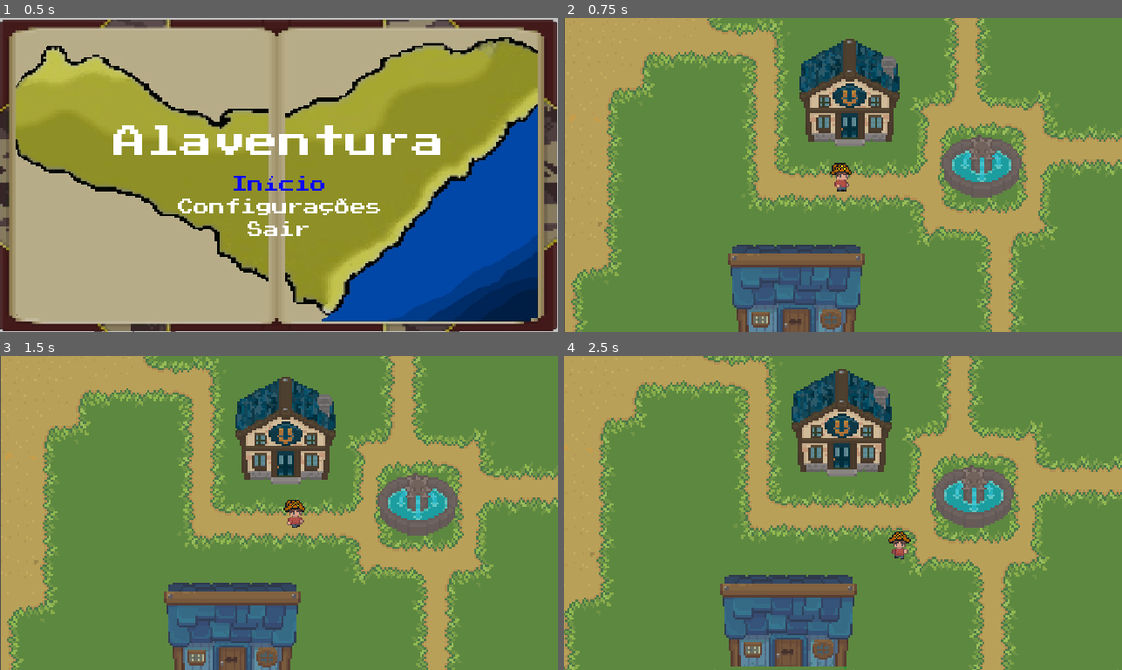
Above: before the commit, frames 1-4 (two rows, left to right).
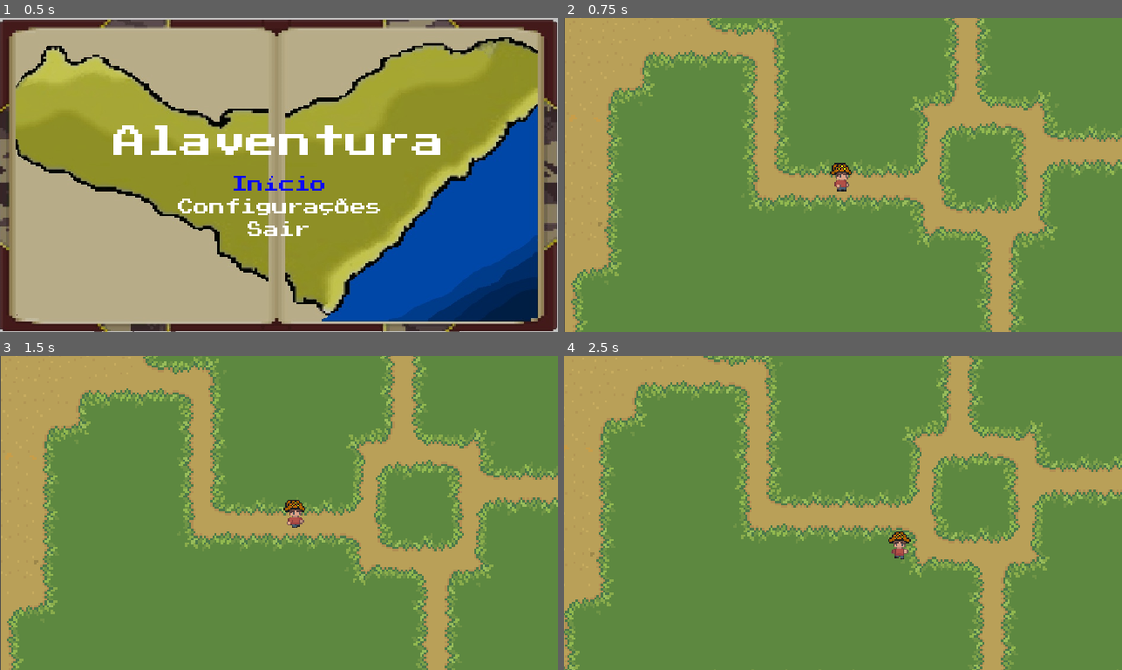
Above: after the commit, the same moments.

Repository: 2023M1T7-Inteli/grupo4
Game: Godot game, scene res://tela inicial completa/starSreen.tscn
The game is run twice, just before and just after one commit, with the same random seed, the same clock (stepped at 60 frames per second) and the same inputs.
Inputs:
- Up to frame 1 (0.5 s): no input
- Up to frame 2 (0.75 s): click "Início" at 0.5 s
- Up to frame 3 (1.5 s): tap Enter at 1.25 s; hold Right (ui_right) from 1.28 s (still down)
- Up to frame 4 (2.5 s): release Right (ui_right) at 2.03 s; hold Down (ui_down) from 2.03 s (still down)

Frame 1 is identical in both runs. In frame 2, 14% of the frame differs, in the area x 1-92%, y 1-100%; in frame 3, 14%; in frame 4, 14%, in the area x 0-90%, y 0-100%.

Commit message:
atualizações no mapa e comentários do código

Diff:
--- a/src/v2/Player/Player.gd
+++ b/src/v2/Player/Player.gd
@@ -1,10 +1,12 @@
 extends KinematicBody2D
 
 func _physics_process(delta):
+	#Velocidade do jogador
 	var vectorMovement = Vector2.ZERO
+	#Definir a direção do personagem
 	vectorMovement.x =Input.get_action_strength("ui_right") - Input.get_action_strength("ui_left")
 	vectorMovement.y = Input.get_action_strength("ui_down") - Input.get_action_strength("ui_up")
-
+	#Muda a animação conforme a direção do personagem muda
 	if(Input.is_action_pressed("ui_right")):
 		$AnimationPlayer.play("direita")
 	elif(Input.is_action_pressed("ui_left")):
@@ -14,5 +16,7 @@
 	elif(Input.is_action_pressed("ui_up")):
 		$AnimationPlayer.play("cima")
 	else:
+		#Para o personagem
 		$AnimationPlayer.stop()
+		#Movimenta o personagem
 	move_and_slide(vectorMovement*50)
--- a/src/v2/tela inicial completa/starSreen.gd
+++ b/src/v2/tela inicial completa/starSreen.gd
@@ -1,17 +1,20 @@
 extends Control
 
 func _ready():
-
+	#Foca no primeiro botão
 	$controls/startBtn.grab_focus()
 
 
 func _on_startBtn_pressed():
+	#Muda a cena para o mapa principal
 	get_tree().change_scene("res://world.tscn")
 
 func _on_controlsBtn_pressed():
+	#Muda a cena para configurções
 	var controlScreen = load("res://tela inicial completa/controlsScreen.tscn").instance()
 	get_tree().current_scene.add_child(controlScreen)
 
 
 func _on_quitBtn_pressed():
+	#Fecha o jogo
 	get_tree().quit()
--- a/src/v2/world.tscn
+++ b/src/v2/world.tscn
@@ -1,13 +1,13 @@
 [gd_scene load_steps=3 format=2]
 
-[ext_resource path="res://pixil-frame-0 (8).png" type="Texture" id=1]
+[ext_resource path="res://pixil-frame-0 (11).png" type="Texture" id=1]
 [ext_resource path="res://Player/Player.tscn" type="PackedScene" id=2]
 
 [node name="world" type="Node2D"]
 
-[node name="Pixil-frame-0(8)2" type="Sprite" parent="."]
+[node name="Pixil-frame-0(11)" type="Sprite" parent="."]
 position = Vector2( 384, 175 )
-scale = Vector2( 0.600952, 0.641597 )
+scale = Vector2( 0.601, 0.642 )
 texture = ExtResource( 1 )
 
 [node name="Player" parent="." instance=ExtResource( 2 )]
Binary file added: src/v2/pixil-frame-0 (11).png
Not shown, added: src/v2/pixil-frame-0 (11).png.import
